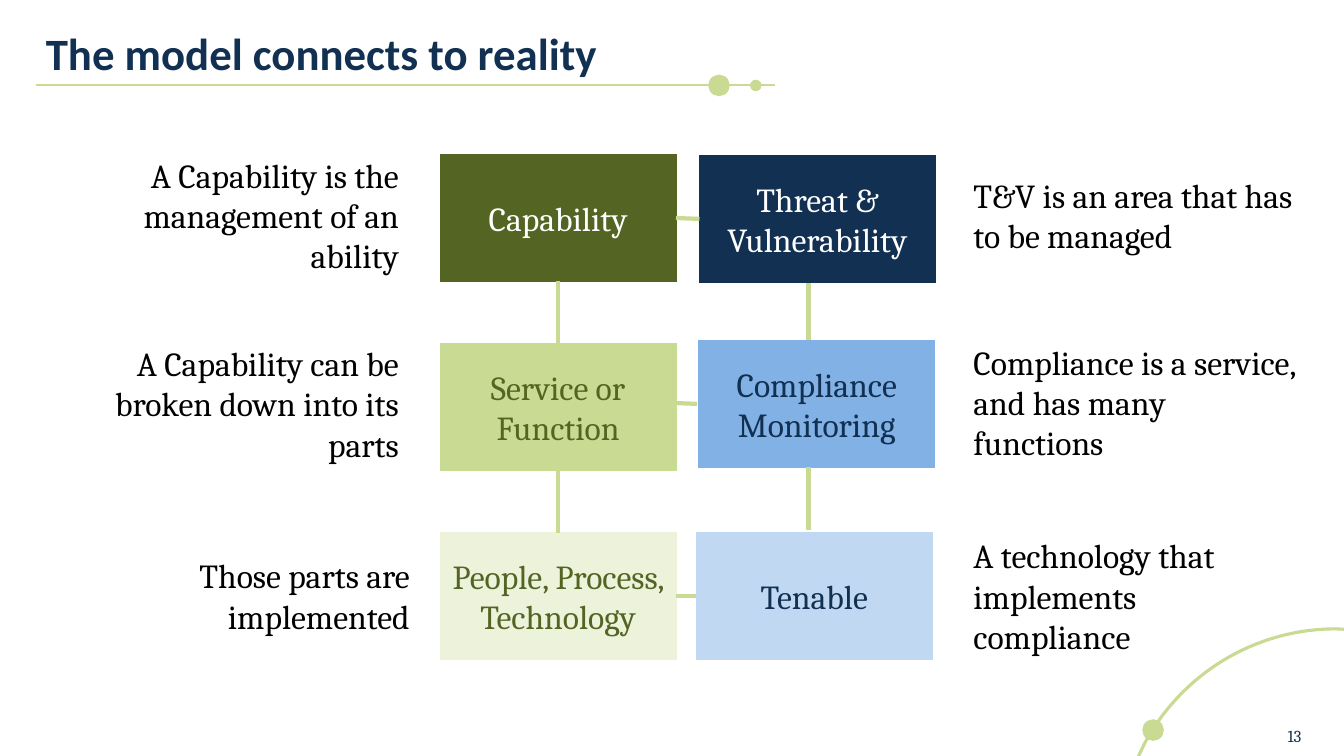
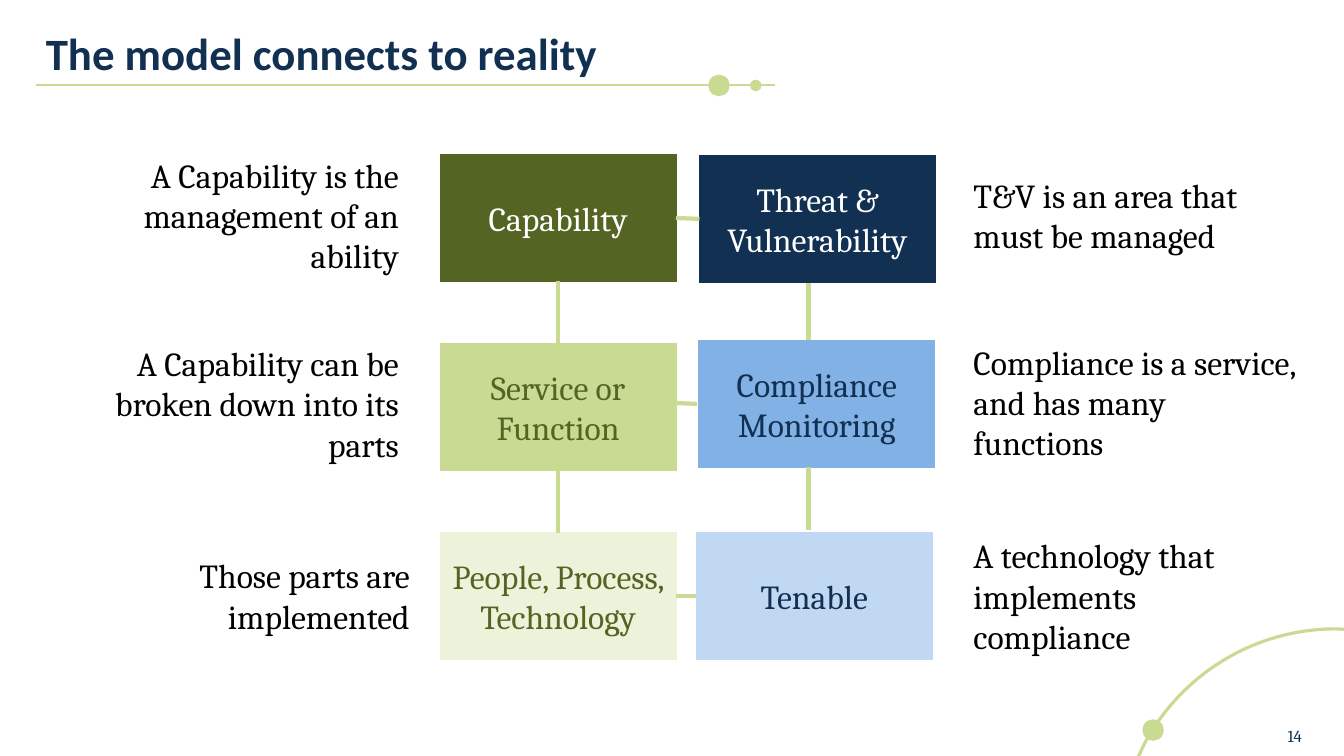
Before and after one commit to scmunk/decisions, a slide deck: slide 14 of MakingSecurityDecisionsLikeABoss.pptx (slide 13 before the commit). Drawn at 1344x756 pixels with LibreOffice and Linux fonts; fonts in the diff are those of the drawing. Boxes give left, top, right and bottom in pixels: in the first picture for what was removed or moved away, otherwise in the second. Text is boxed around its words. In the diff, an @@ line names an element or a change of style, - is before the commit and + after.

```diff
--- a/MakingSecurityDecisionsLikeABoss.pptx
+++ b/MakingSecurityDecisionsLikeABoss.pptx
@@ text at <box>973,184,1237,256</box>: text changed @@
-T&V is an area that has to be managed
+T&V is an area that must be managed
@@ page number at <box>1288,730,1302,742</box>: text changed @@
-13
+14
```
Also in this commit, not shown: 3 other slides changed, 4 slides added, 1 other file.
